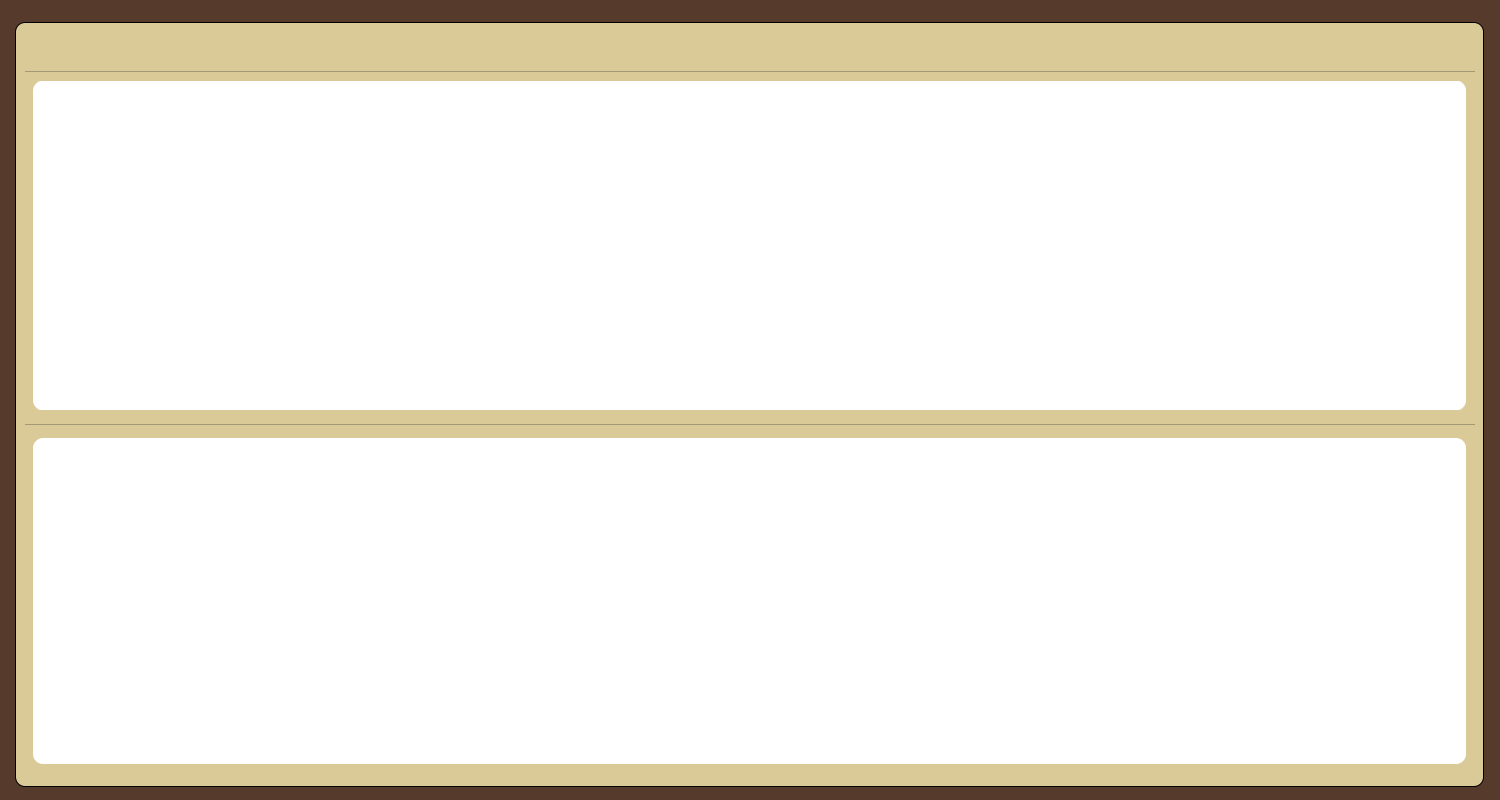
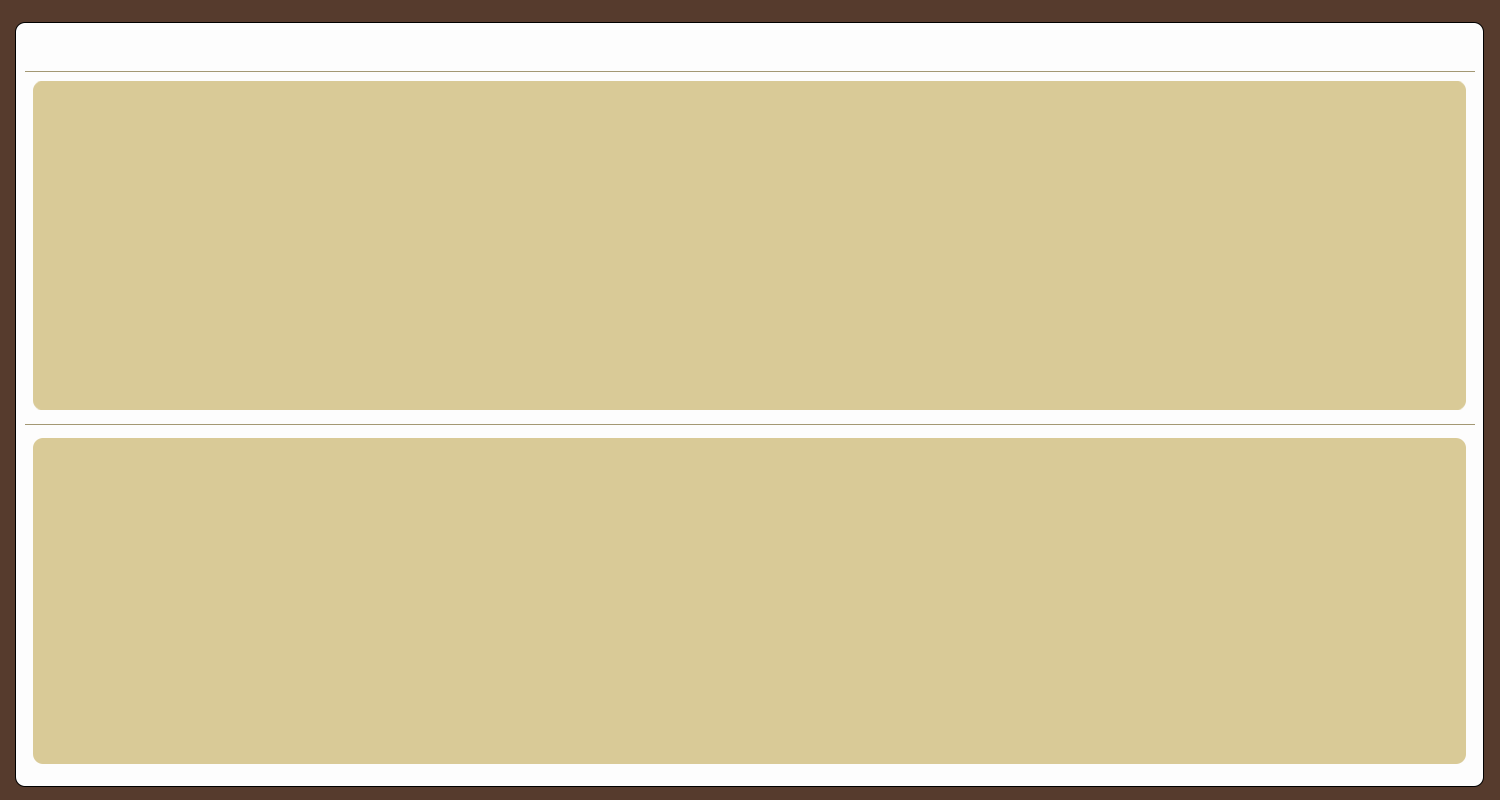
Before/after of a (1500, 800) layered artwork. What changed in the layer stack:
moved "Rounded Rectangle 4" (1st of 2) above "Shape 1" over left=33, top=81, right=1466, bottom=410
